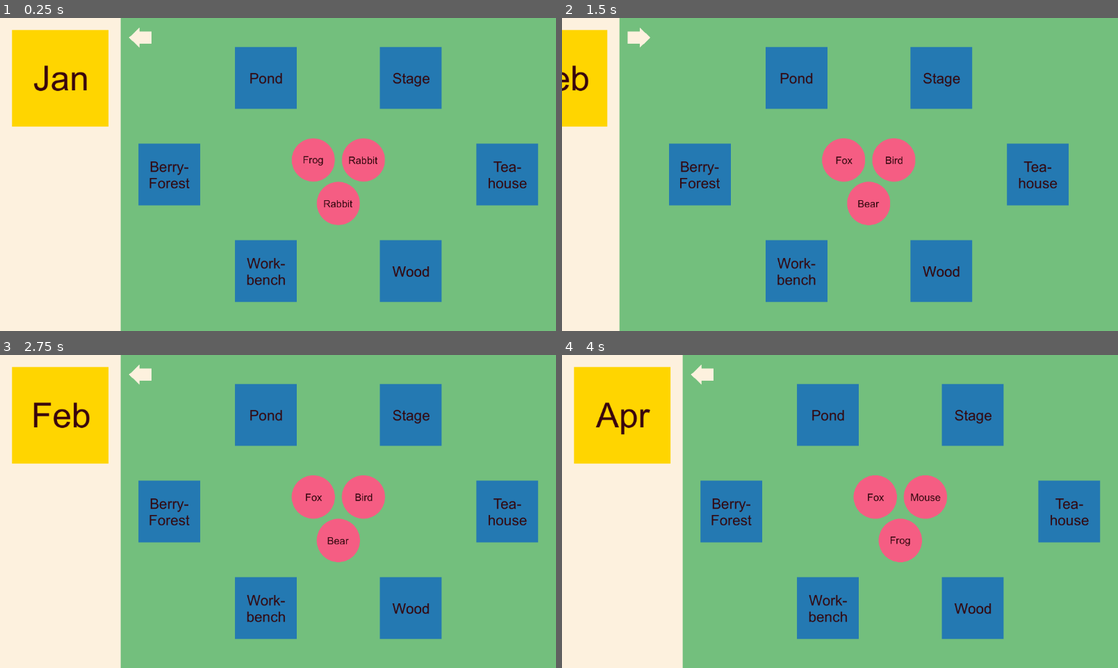
Above: before the commit, frames 1-4 (two rows, left to right).
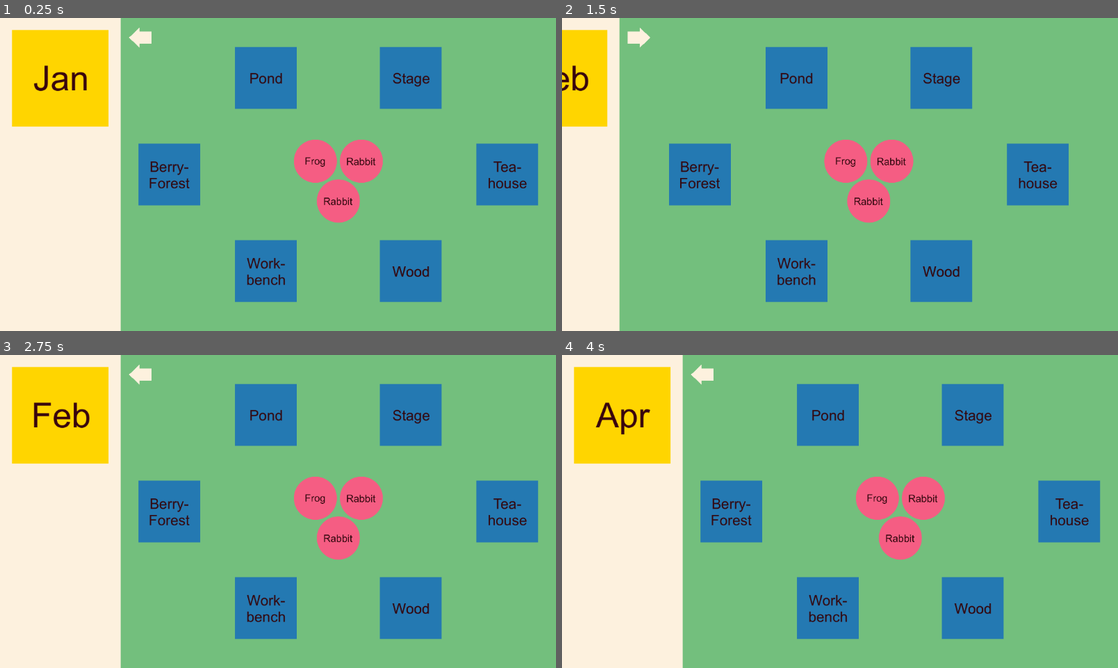
Above: after the commit, the same moments.

Repository: k4444th/Cozy-Moments
Game: Godot game, scene res://scenes/game.tscn
The game is run twice, just before and just after one commit, with the same random seed, the same clock (stepped at 60 frames per second) and the same inputs.
Inputs (mouse positions are in pixels of both pictures, inside the frame that each line leads up to):
- Up to frame 1 (0.25 s): no input
- Up to frame 2 (1.5 s): click (623, 77) at 0.5 s; click (701, 36) at 1.25 s
- Up to frame 3 (2.75 s): click (22, 373) at 2 s
- Up to frame 4 (4 s): click (623, 414) at 2.75 s; click (623, 414) at 3.5 s

The runs differ from the first frame. In frame 1, 0.7% of the frame differs, in the area x 52-70%, y 38-67%; in frame 2, 0.7%; in frame 3, 0.7%; in frame 4, 0.7%.

Commit message:
distribute Animals on workstations

Diff:
--- a/scripts/animal.gd
+++ b/scripts/animal.gd
@@ -1,6 +1,4 @@
 extends Area2D
-
-signal snapped_animal_position()
 
 var mouseOver := false
 var dragging := false
@@ -11,7 +9,7 @@
 @export var animalIndex: int
 
 func _ready() -> void:
-	pass
+	Gamemanager.connect("positionAnimal", Callable(self, "positionSelf"))
 
 func _input(event):
 	if event is InputEventMouseButton:
@@ -22,12 +20,11 @@
 				dragging = false
 				if overlap:
 					global_position = overlapCoords
-					Gamemanager.currentRound["availableAnimals"][animalIndex].position = global_position
-				emit_signal("snapped_animal_position")
+				Gamemanager.currentRound["availableAnimals"][animalIndex].position = global_position
+				Gamemanager.distributeAnimalsInWorkstation(animalIndex)
 
 	if event is InputEventMouseMotion and dragging:
 		global_position += event.relative
-		Gamemanager.currentRound["availableAnimals"][animalIndex].position = global_position
 
 func _on_area_entered(area: Area2D) -> void:
 	if area.get_parent().name == "Workstation":
@@ -43,3 +40,6 @@
 
 func _on_mouse_exited() -> void:
 	mouseOver = false
+
+func positionSelf():
+	global_position = Gamemanager.currentRound["availableAnimals"][animalIndex].position
--- a/scripts/game.gd
+++ b/scripts/game.gd
@@ -1,6 +1,7 @@
 extends Node2D
 
 @onready var animalContainer = $Animals
+@onready var workstationContainer = $Workstation
 
 @onready var animalScenes := [
 	preload("res://scenes/animals/bear.tscn"),
@@ -14,7 +15,8 @@
 ]
 
 func _ready() -> void:
-	Gamemanager.connect("round_started", Callable(self, "showAnimals"))
+	Gamemanager.connect("roundStarted", Callable(self, "distributeAnimalsInWorkstation"))
+	Gamemanager.connect("snapAnimalPositions", Callable(self, "distributeAnimalsInWorkstation"))
 	Gamemanager.startGame()
 	showAnimals()
 
@@ -25,3 +27,27 @@
 		animalNode.state = animal.state
 		animalNode.animalIndex = animal.index
 		animalContainer.add_child(animalNode)
+
+func updateWorkstationHostAnimals(animalIndex: int):
+	print(animalIndex)
+	var workstations = workstationContainer.get_children()
+	for workstation in workstations:
+		if workstation.hostAnimals.find(animalIndex) >= 0:
+			workstation.hostAnimals.pop_at(workstation.hostAnimals.find(animalIndex))
+		if workstation.global_position.distance_to(Gamemanager.currentRound["availableAnimals"][animalIndex].position) <= Gamemanager.animalDistributionLength:
+			workstation.hostAnimals.append(animalIndex)
+
+func distributeAnimals():
+	var workstations = workstationContainer.get_children()
+	for workstation in workstations:
+		var animalCount = len(workstation.hostAnimals)
+		for animalIndex in workstation.hostAnimals:
+			if animalCount > 1:
+				Gamemanager.currentRound["availableAnimals"][animalIndex].position = workstation.global_position + Vector2(Gamemanager.animalDistributionLength * sin(deg_to_rad(animalIndex * 360.0 / animalCount)), Gamemanager.animalDistributionLength * cos(deg_to_rad(animalIndex * 360.0 / animalCount)))
+			elif animalCount == 1:
+				Gamemanager.currentRound["availableAnimals"][animalIndex].position = workstation.global_position
+	Gamemanager.positionAnimals()
+
+func distributeAnimalsInWorkstation(animalIndex: int):
+	updateWorkstationHostAnimals(animalIndex)
+	distributeAnimals()
--- a/scripts/gamemanager.gd
+++ b/scripts/gamemanager.gd
@@ -1,6 +1,8 @@
 extends Node
 
-signal round_started()
+signal roundStarted()
+signal positionAnimal()
+signal snapAnimalPositions(animalIndex)
 
 const SAVE_FILE_PATH := "user://cozymoments.json"
 const ressourceList := ["berries", "wood", "tea"]
@@ -8,9 +10,7 @@
 const workstationList := ["Berryforest", "Pond", "Stage", "Teahouse", "Wood", "Workbench"]
 const newAnimalsPerRound := 3
 
-var animalDistributionLength = 60
-
-@onready var animalScene := preload("res://scenes/animal.tscn")
+var animalDistributionLength = 55
 
 var currentRound := {
 	"round": 0,
@@ -68,7 +68,7 @@
 	currentRound["round"] += 1
 	spawnNewAnimals()
 	saveGame()
-	emit_signal("round_started")
+	emit_signal("roundStarted")
 
 func spawnNewAnimals():
 	for newAnimalIndex in range(newAnimalsPerRound):
@@ -78,3 +78,9 @@
 			"index": len(currentRound["availableAnimals"]),
 			"position": Vector2(animalDistributionLength * sin(deg_to_rad(newAnimalIndex * 360.0 / newAnimalsPerRound)), animalDistributionLength * cos(deg_to_rad(newAnimalIndex * 360.0 / newAnimalsPerRound)))
 		})
+
+func distributeAnimalsInWorkstation(animalIndex: int):
+	emit_signal("snapAnimalPositions", animalIndex)
+
+func positionAnimals():
+	emit_signal("positionAnimal")
--- a/scripts/workstation.gd
+++ b/scripts/workstation.gd
@@ -1,4 +1,3 @@
 extends Area2D
 
-func _ready() -> void:
-	print("hi there")
+@export var hostAnimals := []
